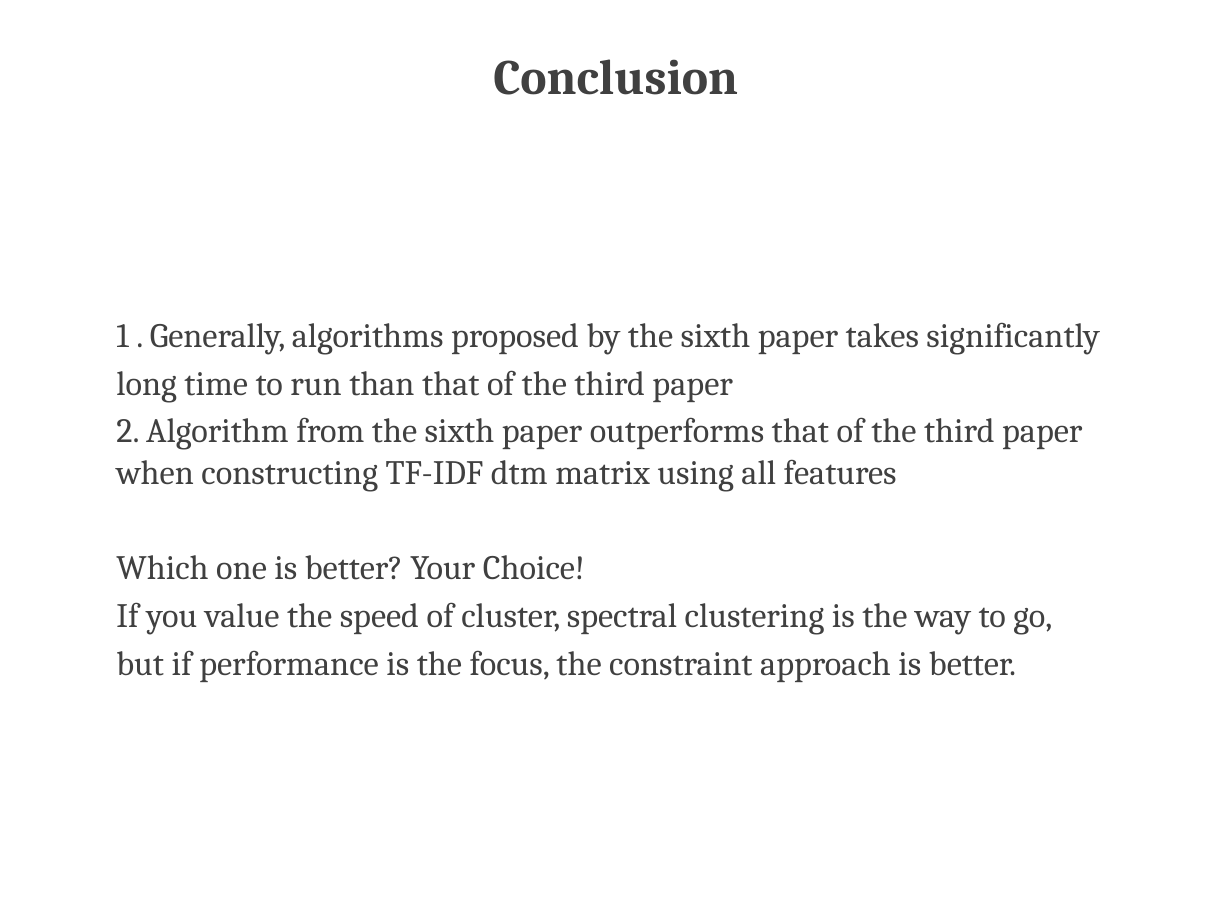
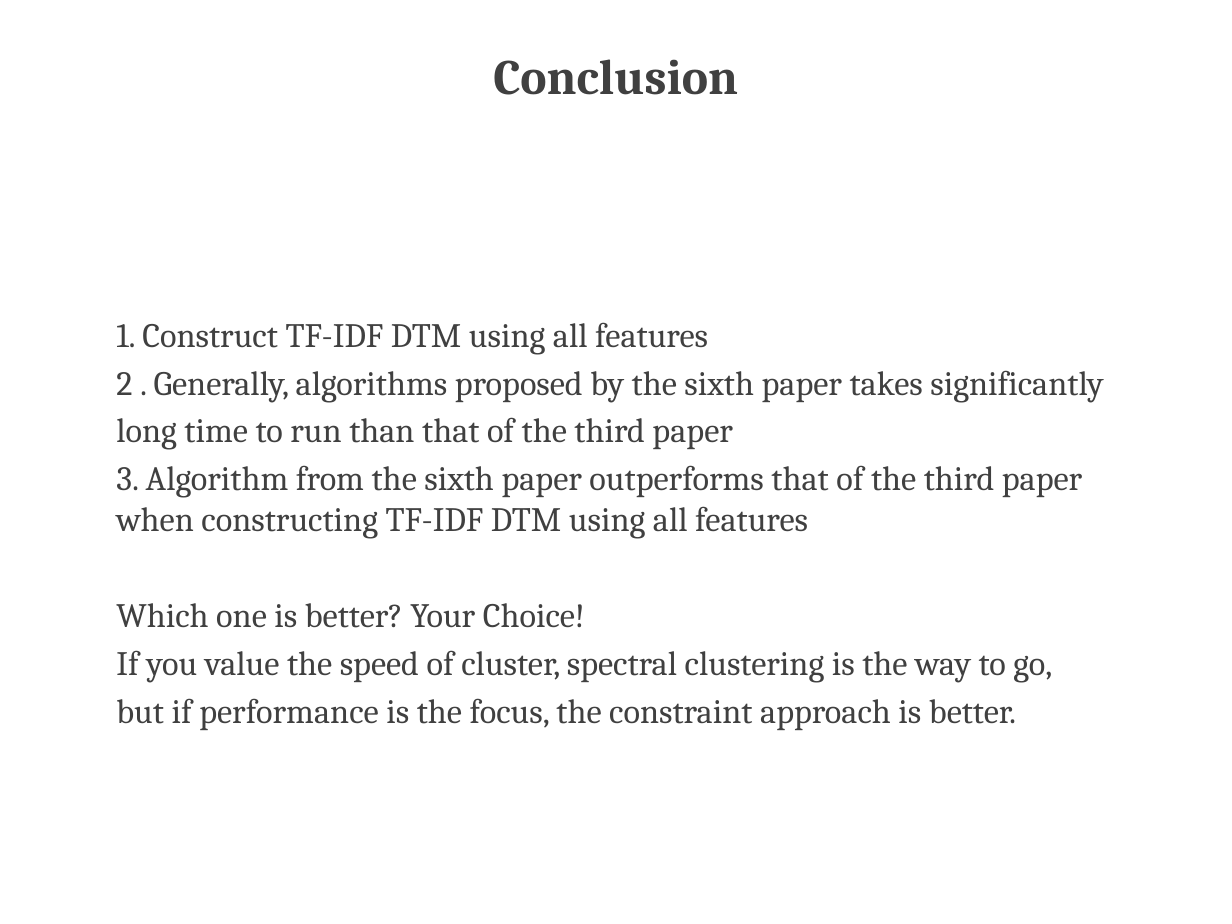
Before and after one commit to TZstatsADS/Spr2017-proj4-team13, a slide deck: slide 9 of doc/presentation.pptx. Drawn at 1232x924 pixels with LibreOffice and Linux fonts; fonts in the diff are those of the drawing; background and template pictures are left out. Boxes give left, top, right and bottom in pixels: in the first picture for what was removed or moved away, otherwise in the second. Text is boxed around its words. In the diff, an @@ line names an element or a change of style, - is before the commit and + after.

Commit message:
ppt

```diff
--- a/doc/presentation.pptx
+++ b/doc/presentation.pptx
@@ text at (116, 322, 1103, 403): text changed @@
-1 . Generally, algorithms proposed by the sixth paper takes significantly
+1. Construct TF-IDF DTM using all features
+2 . Generally, algorithms proposed by the sixth paper takes significantly
@@ text at (116, 465, 1082, 539): text changed @@
-2. Algorithm from the sixth paper outperforms that of the third paper when constructing TF-IDF dtm matrix using all features
+3. Algorithm from the sixth paper outperforms that of the third paper when constructing TF-IDF DTM using all features
```
Also in this commit, not shown: 3 other slides changed.
